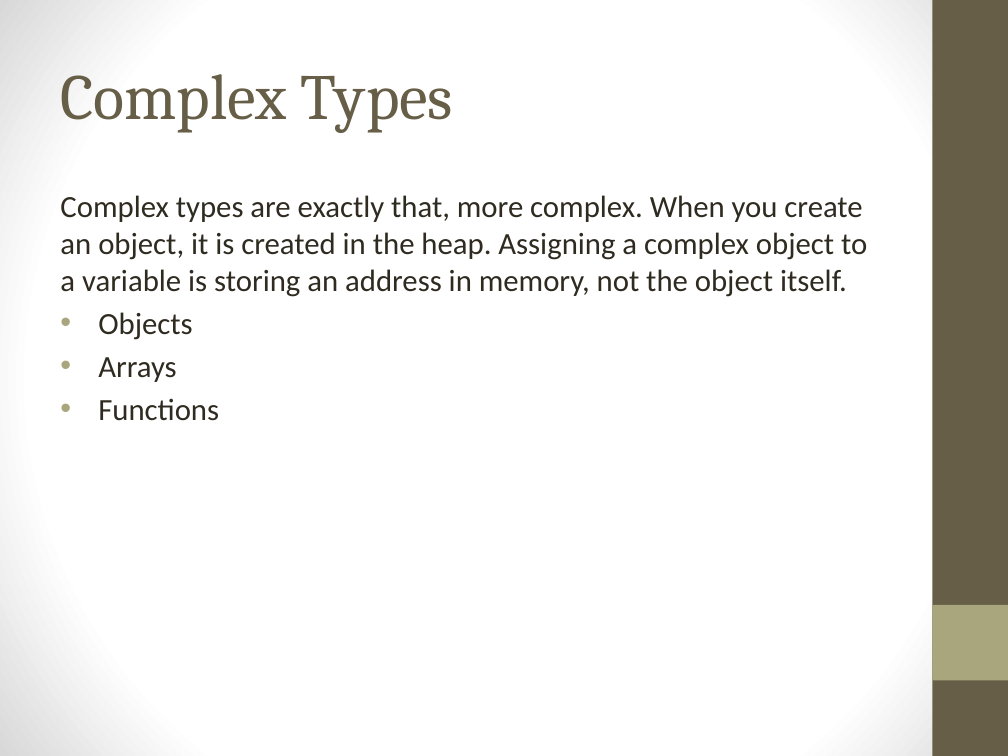
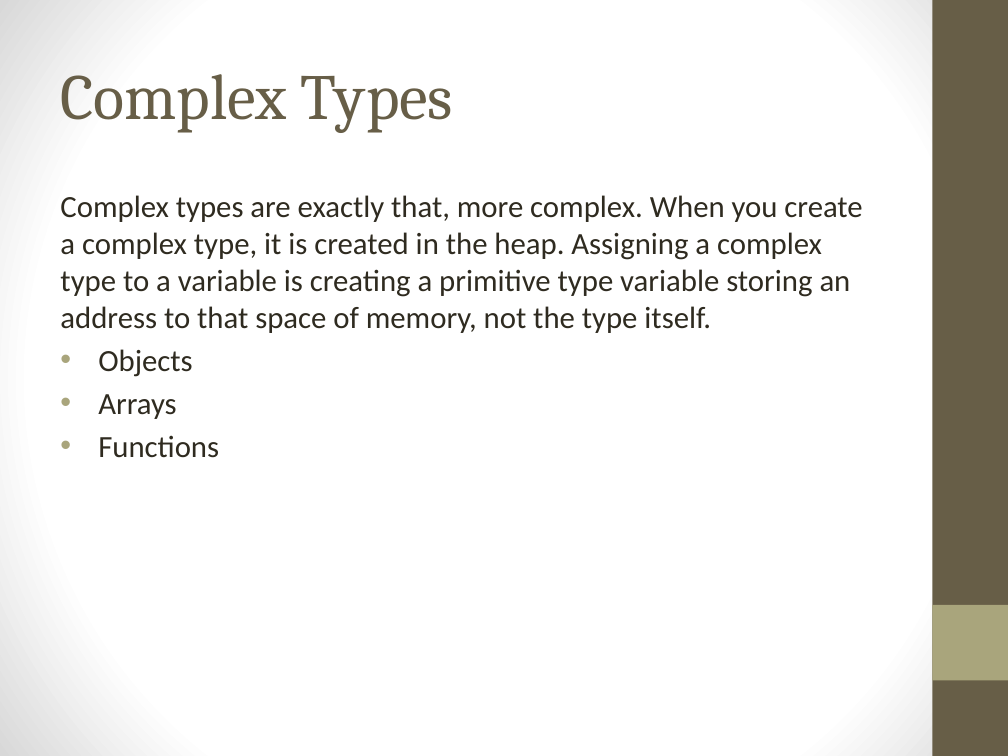
Before and after one commit to MarvinEads/DevTraining, a slide deck: slide 4 of JS-ValueAndReference.pptx. Drawn at 1008x756 pixels with LibreOffice and Linux fonts; fonts in the diff are those of the drawing. Boxes give left, top, right and bottom in pixels: in the first picture for what was removed or moved away, otherwise in the second. Text is boxed around its words. In the diff, an @@ line names an element or a change of style, - is before the commit and + after.

Commit message:
cleared up some language by seperating variables types versus referencing and added more examples

```diff
--- a/JS-ValueAndReference.pptx
+++ b/JS-ValueAndReference.pptx
@@ text at <box>60,195,862,333</box>: text changed @@
-Complex types are exactly that, more complex. When you create an object, it is created in the heap. Assigning a complex object to a variable is storing an address in memory, not the object itself.
+Complex types are exactly that, more complex. When you create a complex type, it is created in the heap. Assigning a complex type to a variable is creating a primitive type variable storing an address to that space of memory, not the type itself.
```
Also in this commit, not shown: 5 other slides changed, 3 slides added.
